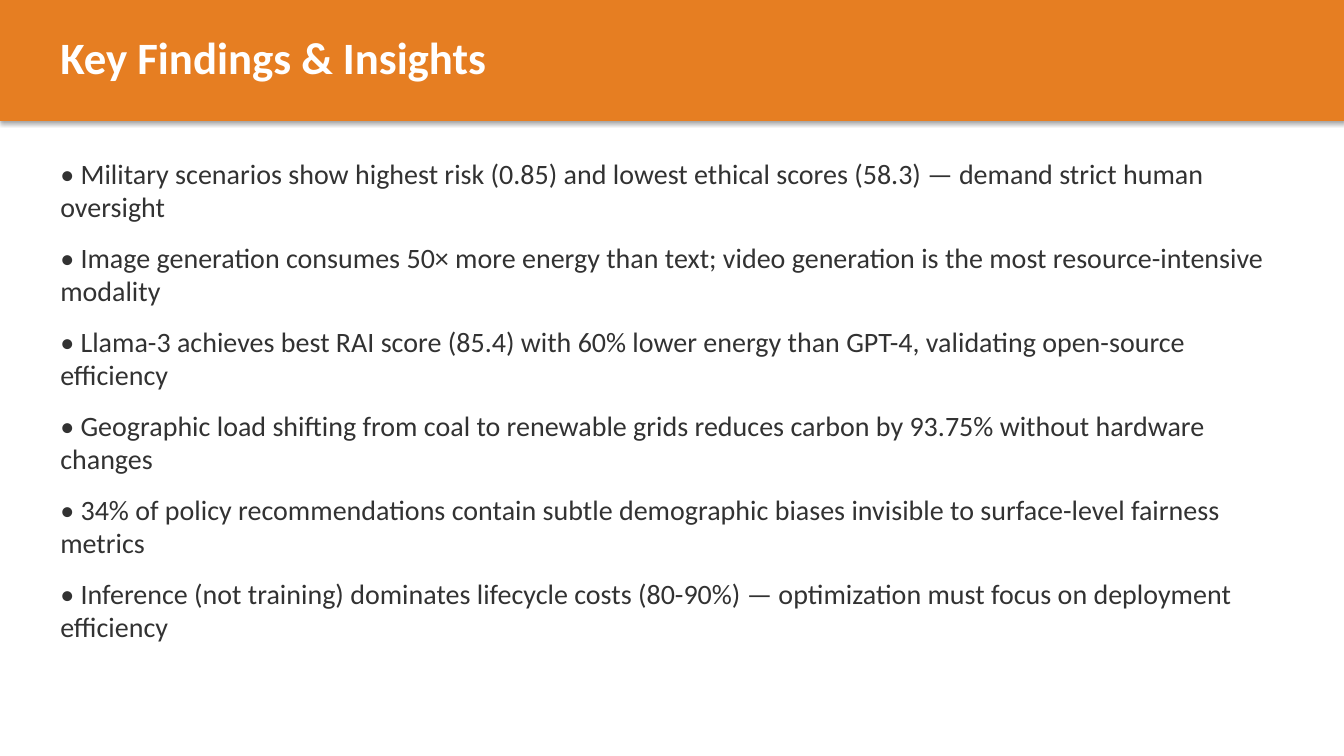
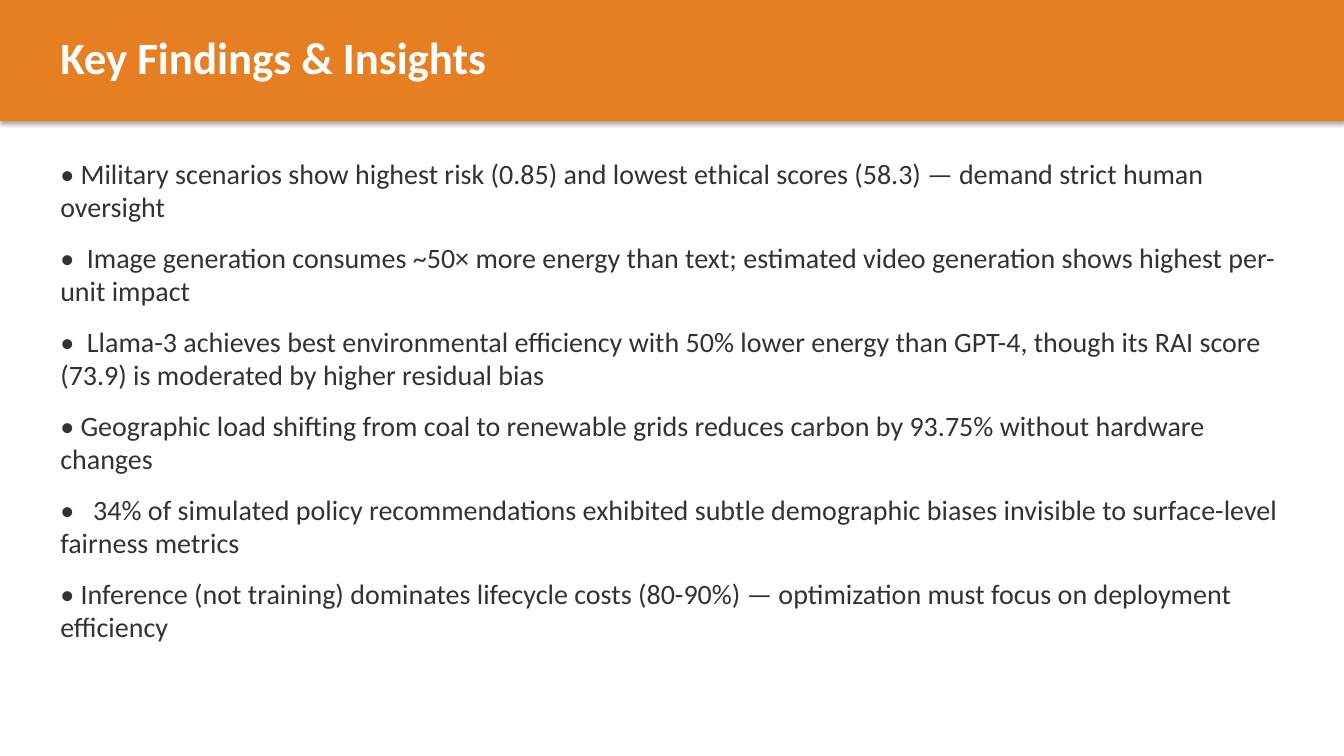
Before and after one commit to GSMS-B/ethical-sustainable-genai-framework, a slide deck: slide 12 of Presentation_Ethical_Sustainable_AI.pptx. Drawn at 1344x756 pixels with LibreOffice and Linux fonts; fonts in the diff are those of the drawing. Boxes give left, top, right and bottom in pixels: in the first picture for what was removed or moved away, otherwise in the second. Text is boxed around its words. In the diff, an @@ line names an element or a change of style, - is before the commit and + after.

```diff
--- a/Presentation_Ethical_Sustainable_AI.pptx
+++ b/Presentation_Ethical_Sustainable_AI.pptx
@@ text at bbox=[60, 248, 1274, 390]: text changed @@
-• Image generation consumes 50× more energy than text; video generation is the most resource-intensive modality
-• Llama-3 achieves best RAI score (85.4) with 60% lower energy than GPT-4, validating open-source efficiency
+• Image generation consumes ~50× more energy than text; estimated video generation shows highest per-unit impact
+• Llama-3 achieves best environmental efficiency with 50% lower energy than GPT-4, though its RAI score (73.9) is moderated by higher residual bias
@@ text at bbox=[60, 500, 1276, 553]: text changed @@
-• 34% of policy recommendations contain subtle demographic biases invisible to surface-level fairness metrics
+• 34% of simulated policy recommendations exhibited subtle demographic biases invisible to surface-level fairness metrics
```
Also in this commit, not shown: 2 other slides changed.
